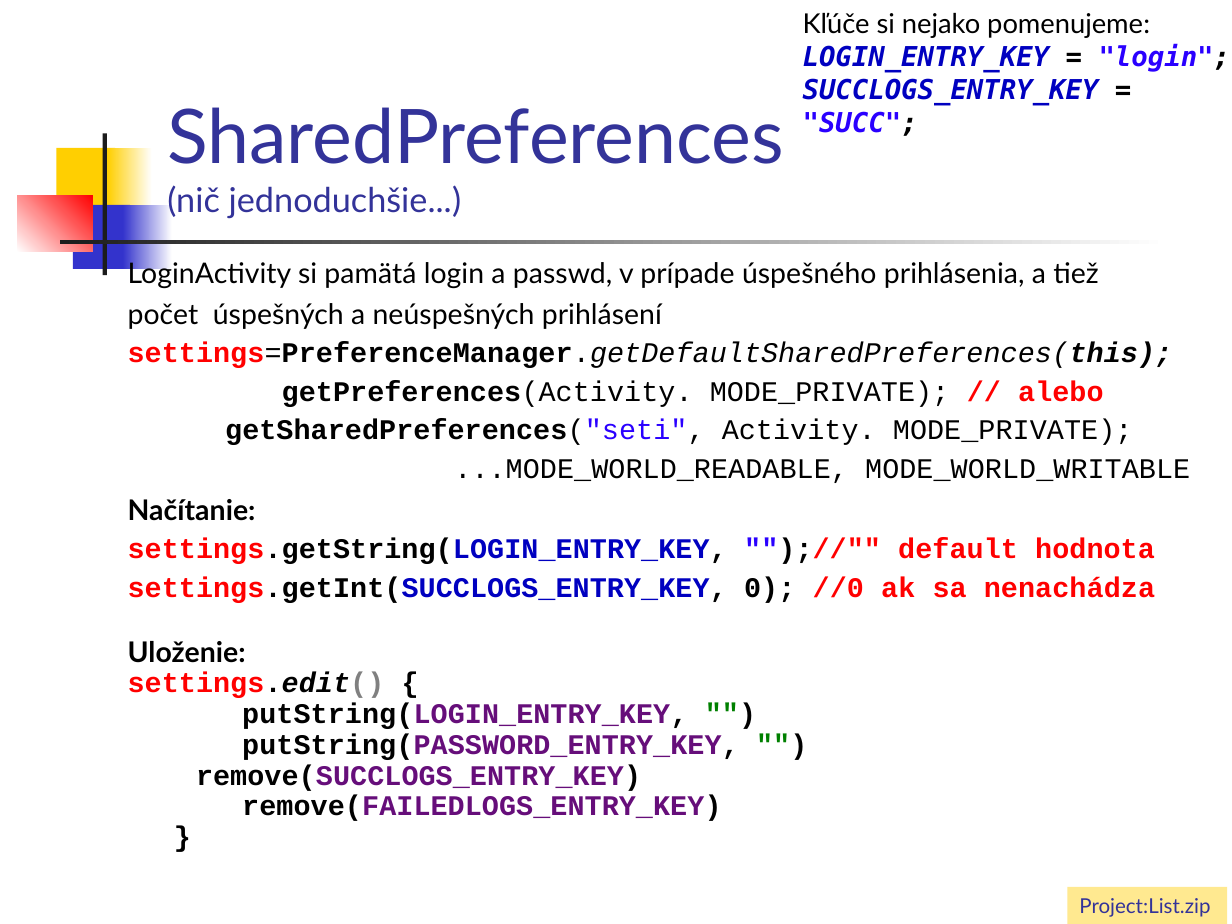
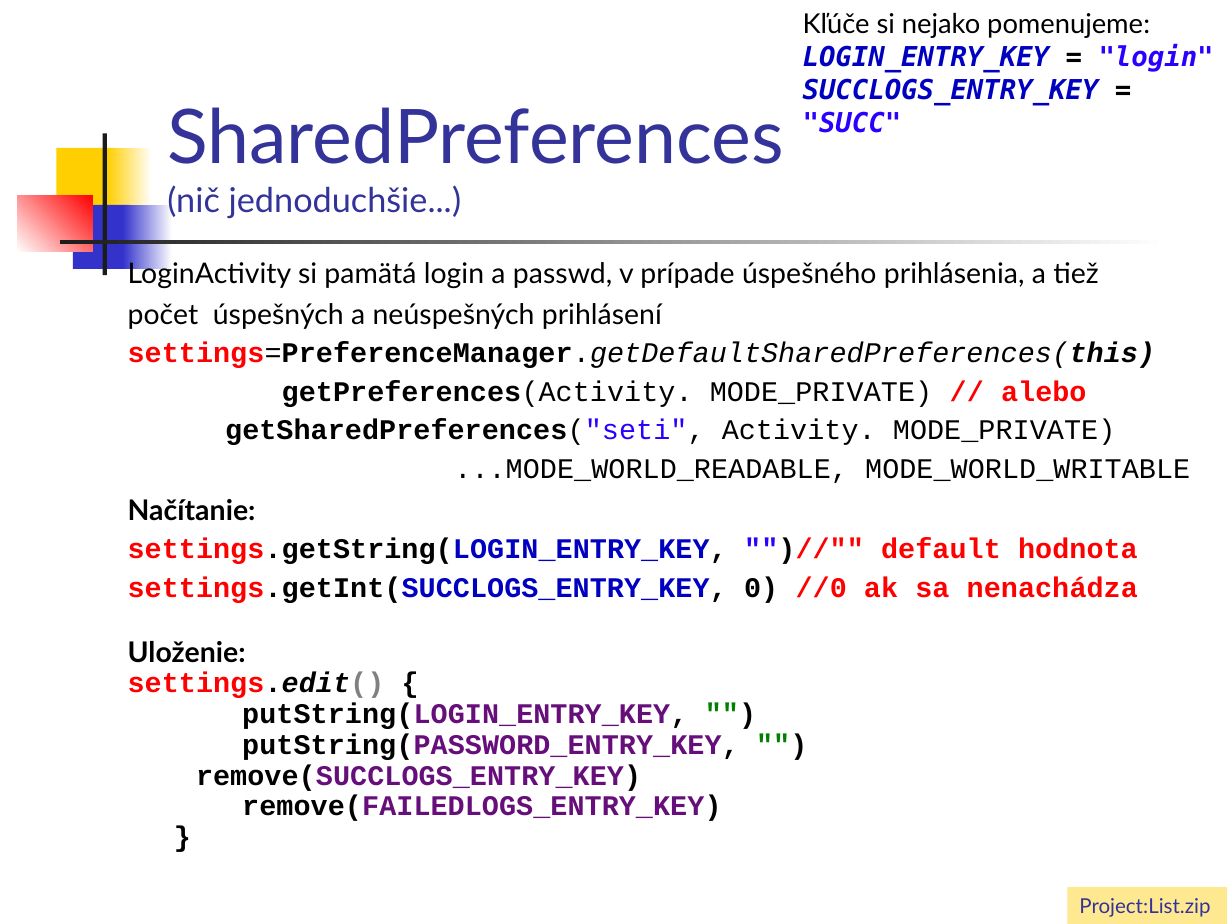
Before and after one commit to vmandro/Prednasky, a slide deck: slide 39 of 06/06_Android.ppt (slide 38 before the commit). Drawn at 1232x924 pixels with LibreOffice and Linux fonts; fonts in the diff are those of the drawing. Boxes give left, top, right and bottom in pixels: in the first picture for what was removed or moved away, otherwise in the second. Text is boxed around its words. In the diff, an @@ line names an element or a change of style, - is before the commit and + after.

```diff
--- a/06/06_Android.ppt
+++ b/06/06_Android.ppt
@@ text at (803, 44, 1214, 133): text changed @@
-LOGIN_ENTRY_KEY = "login";
-SUCCLOGS_ENTRY_KEY = "SUCC";
+LOGIN_ENTRY_KEY = "login"
+SUCCLOGS_ENTRY_KEY = "SUCC"
@@ text at (128, 342, 1155, 445): text changed @@
-settings=PreferenceManager.getDefaultSharedPreferences(this);
-getPreferences(Activity. MODE_PRIVATE); // alebo
-getSharedPreferences("seti", Activity. MODE_PRIVATE);
+settings=PreferenceManager.getDefaultSharedPreferences(this)
+getPreferences(Activity. MODE_PRIVATE) // alebo
+getSharedPreferences("seti", Activity. MODE_PRIVATE)
@@ text at (128, 538, 1138, 603): text changed @@
-settings.getString(LOGIN_ENTRY_KEY, "");//"" default hodnota
-settings.getInt(SUCCLOGS_ENTRY_KEY, 0); //0 ak sa nenachádza
+settings.getString(LOGIN_ENTRY_KEY, "")//"" default hodnota
+settings.getInt(SUCCLOGS_ENTRY_KEY, 0) //0 ak sa nenachádza
```
Also in this commit, not shown: 29 other slides changed, 1 slide added, 1 slide removed, 1 other file.
